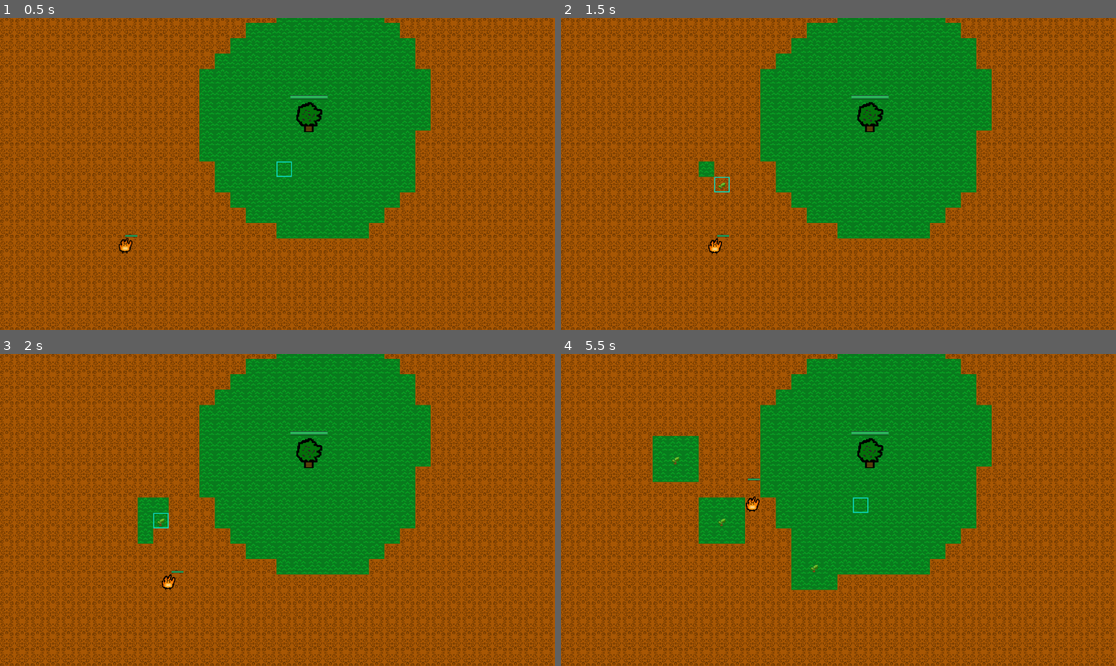
Above: before the commit, frames 1-4 (two rows, left to right).
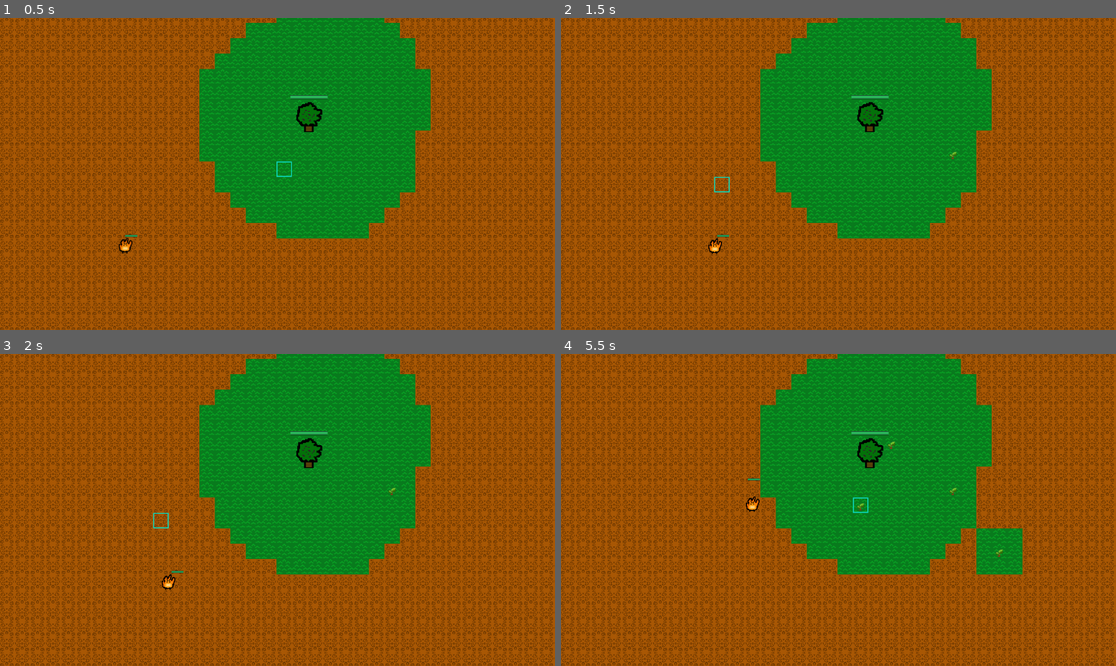
Above: after the commit, the same moments.

Repository: nmarch213/piratejam
Game: Godot game, scene res://main.tscn
Two runs of this game, one before a commit and one after it. Both use one fixed random seed, a clock stepped at 60 frames per second and the inputs below.
Inputs (mouse positions are in pixels of both pictures, inside the frame that each line leads up to):
- Up to frame 1 (0.5 s): no input
- Up to frame 2 (1.5 s): tap Enter at 0.5 s; move the mouse to (960, 158) at 0.52 s; tap E (Place, bound only after the commit) at 0.6 s; tap Space at 1.25 s; move the mouse to (727, 189) at 1.27 s; right-click (727, 189) at 1.35 s
- Up to frame 3 (2 s): no input
- Up to frame 4 (5.5 s): move the mouse to (894, 441) at 2.02 s; tap E (Place, bound only after the commit) at 2.1, 3.6, 5.1 s; move the mouse to (810, 572) at 2.77 s; right-click (810, 572) at 2.85 s; move the mouse to (1005, 556) at 3.52 s; move the mouse to (672, 463) at 4.27 s; right-click (672, 463) at 4.35 s; move the mouse to (866, 510) at 5.02 s

Frame 1 is identical in both runs. In frame 2, 0.2% of the frame differs, in the area x 24-72%, y 42-56%; in frame 3, 0.7%; in frame 4, 4.8%, in the area x 16-84%, y 26-76%.

Commit message:
change to "e" for place

Diff:
--- a/project.godot
+++ b/project.godot
@@ -23,7 +23,7 @@
 
 Place={
 "deadzone": 0.5,
-"events": [Object(InputEventMouseButton,"resource_local_to_scene":false,"resource_name":"","device":-1,"window_id":0,"alt_pressed":false,"shift_pressed":false,"ctrl_pressed":false,"meta_pressed":false,"button_mask":0,"position":Vector2(0, 0),"global_position":Vector2(0, 0),"factor":1.0,"button_index":2,"canceled":false,"pressed":false,"double_click":false,"script":null)
+"events": [Object(InputEventKey,"resource_local_to_scene":false,"resource_name":"","device":0,"window_id":0,"alt_pressed":false,"shift_pressed":false,"ctrl_pressed":false,"meta_pressed":false,"pressed":false,"keycode":69,"physical_keycode":0,"key_label":0,"unicode":0,"echo":false,"script":null)
 ]
 }
 
